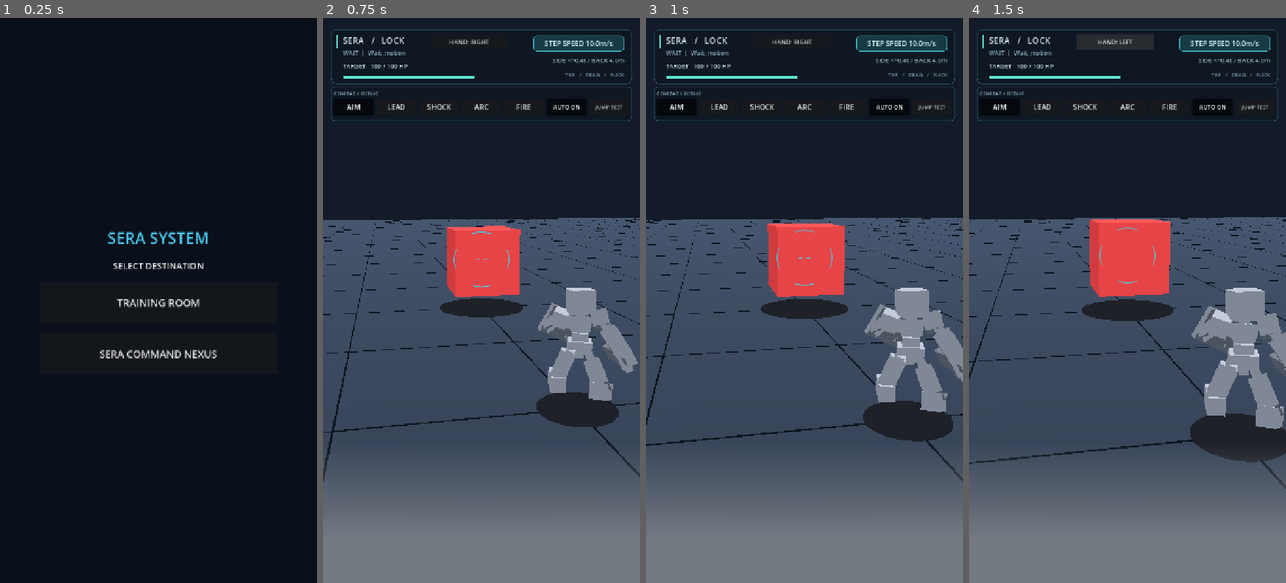
Above: before the commit, frames 1-4 (left to right).
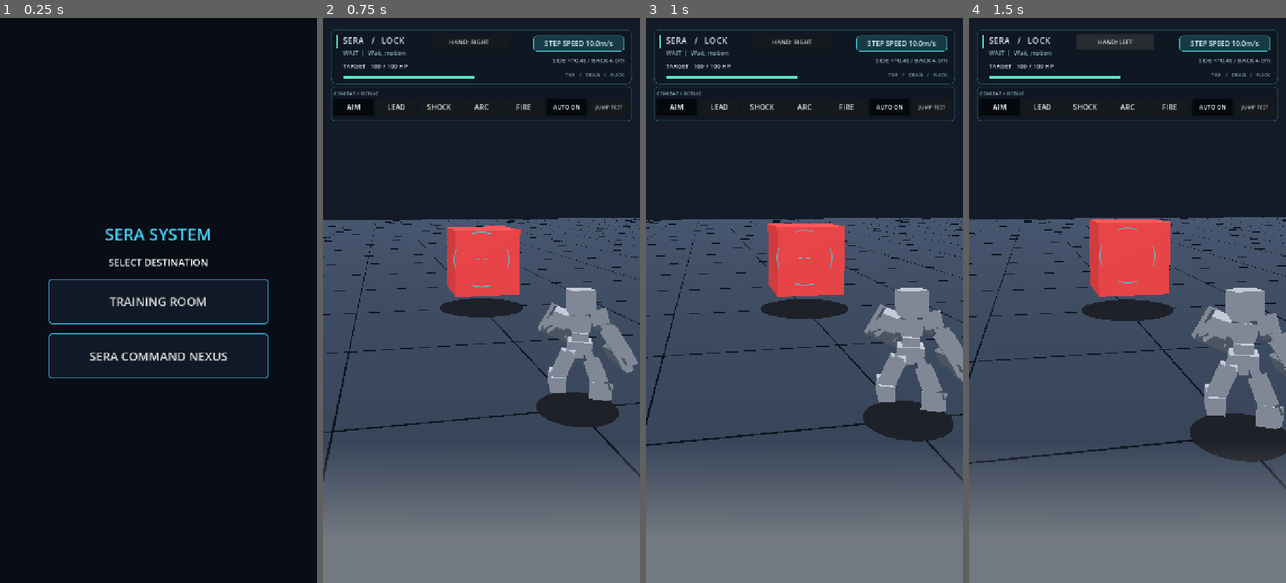
Above: after the commit, the same moments.

Repository: shejklgaia-png/-
Game: Godot game, scene res://scenes/launch_menu.tscn
The game is run twice, just before and just after one commit, with the same random seed, the same clock (stepped at 60 frames per second) and the same inputs. Sound files missing from this copy of the repository are replaced by a short silence.
Inputs:
- Up to frame 1 (0.25 s): no input
- Up to frame 2 (0.75 s): click "TRAINING ROOM" at 0.5 s
- Up to frame 3 (1 s): no input
- Up to frame 4 (1.5 s): click "HAND: RIGHT" at 1.25 s

The runs differ from the first frame. In frame 1, 2.5% of the frame differs, in the area x 15-85%, y 37-64%; in frame 2, nothing differs; in frame 3, nothing differs; in frame 4, nothing differs.

Commit message:
fix(v119): Android startup menu touch, responsive layout and Command Nexus load
* fix(v119): use anchored menu and enable touch on selector only

* fix(v119): use anchored menu and enable touch on selector only

* fix(v119): use Godot 4 ambient light enum in Command Nexus

* test(v119): align project version and startup scene checks

* test(v119): align project version and startup scene checks

* test(v119): align project version and startup scene checks

* fix(test): correctly match newer SERA project versions

* test/docs(v119): add startup and base regression coverage

* test/docs(v119): add startup and base regression coverage

* docs(v119): record root causes and verification limitations

Diff:
--- a/project.godot
+++ b/project.godot
@@ -14,7 +14,7 @@
 
 [application]
 
-config/name="SERA v118 - Command Nexus Layout Fix"
+config/name="SERA v119 - Command Nexus Startup Fix"
 run/main_scene="res://scenes/launch_menu.tscn"
 config/features=PackedStringArray("4.7", "GL Compatibility")
 
--- a/scenes/launch_menu.tscn
+++ b/scenes/launch_menu.tscn
@@ -1,8 +1,103 @@
-[gd_scene load_steps=2 format=3]
-[ext_resource type="Script" path="res://scripts/launch_menu.gd" id="1"]
+[gd_scene load_steps=4 format=3]
+
+[ext_resource type="Script" path="res://scripts/launch_menu.gd" id="1_menu"]
+
+[sub_resource type="StyleBoxFlat" id="StyleBoxFlat_button"]
+bg_color = Color(0.064, 0.10, 0.155, 1)
+border_width_left = 2
+border_width_top = 2
+border_width_right = 2
+border_width_bottom = 2
+border_color = Color(0.20, 0.72, 0.90, 1)
+corner_radius_top_left = 7
+corner_radius_top_right = 7
+corner_radius_bottom_right = 7
+corner_radius_bottom_left = 7
+
+[sub_resource type="StyleBoxFlat" id="StyleBoxFlat_pressed"]
+bg_color = Color(0.10, 0.25, 0.34, 1)
+border_width_left = 2
+border_width_top = 2
+border_width_right = 2
+border_width_bottom = 2
+border_color = Color(0.30, 0.90, 1, 1)
+corner_radius_top_left = 7
+corner_radius_top_right = 7
+corner_radius_bottom_right = 7
+corner_radius_bottom_left = 7
+
 [node name="LaunchMenu" type="Control"]
 layout_mode = 3
 anchors_preset = 15
 anchor_right = 1.0
 anchor_bottom = 1.0
-script = ExtResource("1")
+script = ExtResource("1_menu")
+
+[node name="Background" type="ColorRect" parent="."]
+layout_mode = 1
+anchors_preset = 15
+anchor_right = 1.0
+anchor_bottom = 1.0
+mouse_filter = 2
+color = Color(0.035, 0.054, 0.088, 1)
+
+[node name="ScreenMargin" type="MarginContainer" parent="."]
+layout_mode = 1
+anchors_preset = 15
+anchor_right = 1.0
+anchor_bottom = 1.0
+mouse_filter = 2
+theme_override_constants/margin_left = 28
+theme_override_constants/margin_top = 28
+theme_override_constants/margin_right = 28
+theme_override_constants/margin_bottom = 28
+
+[node name="Centered" type="CenterContainer" parent="ScreenMargin"]
+layout_mode = 2
+mouse_filter = 2
+
+[node name="Options" type="VBoxContainer" parent="ScreenMargin/Centered"]
+layout_mode = 2
+size_flags_horizontal = 4
+theme_override_constants/separation = 22
+
+[node name="Title" type="Label" parent="ScreenMargin/Centered/Options"]
+layout_mode = 2
+theme_override_colors/font_color = Color(0.29, 0.82, 0.96, 1)
+theme_override_font_sizes/font_size = 38
+text = "SERA SYSTEM"
+horizontal_alignment = 1
+
+[node name="Subtitle" type="Label" parent="ScreenMargin/Centered/Options"]
+layout_mode = 2
+theme_override_font_sizes/font_size = 22
+text = "SELECT DESTINATION"
+horizontal_alignment = 1
+
+[node name="TrainingButton" type="Button" parent="ScreenMargin/Centered/Options"]
+custom_minimum_size = Vector2(0, 102)
+layout_mode = 2
+size_flags_horizontal = 3
+theme_override_font_sizes/font_size = 27
+theme_override_styles/normal = SubResource("StyleBoxFlat_button")
+theme_override_styles/hover = SubResource("StyleBoxFlat_pressed")
+theme_override_styles/pressed = SubResource("StyleBoxFlat_pressed")
+text = "TRAINING ROOM"
+
+[node name="NexusButton" type="Button" parent="ScreenMargin/Centered/Options"]
+custom_minimum_size = Vector2(0, 102)
+layout_mode = 2
+size_flags_horizontal = 3
+theme_override_font_sizes/font_size = 27
+theme_override_styles/normal = SubResource("StyleBoxFlat_button")
+theme_override_styles/hover = SubResource("StyleBoxFlat_pressed")
+theme_override_styles/pressed = SubResource("StyleBoxFlat_pressed")
+text = "SERA COMMAND NEXUS"
+
+[node name="ErrorMessage" type="Label" parent="ScreenMargin/Centered/Options"]
+visible = false
+layout_mode = 2
+theme_override_colors/font_color = Color(1, 0.58, 0.54, 1)
+theme_override_font_sizes/font_size = 18
+text = "FAILED TO OPEN SCENE"
+horizontal_alignment = 1
--- a/scripts/command_nexus.gd
+++ b/scripts/command_nexus.gd
@@ -1,5 +1,5 @@
 extends Node3D
-# v117: lightweight static hangar. No equipment interaction.
+# v119: restore Godot 4 environment constant; lightweight static hangar, noninteractive equipment.
 const DARK := Color("#222935")
 const MID := Color("#384050")
 const LIGHT := Color("#5c6577")
@@ -92,7 +92,8 @@
     var env := Environment.new()
     env.background_mode = Environment.BG_COLOR
     env.background_color = Color("#0b101a")
-    env.ambient_light_source = Environment.AMBIENT_COLOR
+    env.ambient_light_source = Environment.AMBIENT_SOURCE_COLOR
+    env.ambient_light_sky_contribution = 0.0
     env.ambient_light_color = Color("#a0b8d4")
     env.ambient_light_energy = 0.65
     ambient.environment = env
--- a/scripts/launch_menu.gd
+++ b/scripts/launch_menu.gd
@@ -1,57 +1,44 @@
 extends Control
-# v118: responsive full-viewport startup selector.
-const BACKGROUND := Color("#0a101b")
-const ACCENT := Color("#49c9ec")
+# v119: scene-defined centered UI with temporary touch-to-mouse emulation.
+# Existing training scene keeps its own raw touch input behavior.
+const TRAINING_SCENE: String = "res://scenes/main.tscn"
+const NEXUS_SCENE: String = "res://scenes/command_nexus.tscn"
+
+@onready var choices: VBoxContainer = $ScreenMargin/Centered/Options
+@onready var training_button: Button = $ScreenMargin/Centered/Options/TrainingButton
+@onready var nexus_button: Button = $ScreenMargin/Centered/Options/NexusButton
+@onready var error_label: Label = $ScreenMargin/Centered/Options/ErrorMessage
+
+var _previous_mouse_emulation: bool = false
+var _changing_scene: bool = false
 
 func _ready() -> void:
-    set_anchors_and_offsets_preset(Control.PRESET_FULL_RECT)
-    var background := ColorRect.new()
-    background.color = BACKGROUND
-    background.set_anchors_and_offsets_preset(Control.PRESET_FULL_RECT)
-    background.mouse_filter = Control.MOUSE_FILTER_IGNORE
-    add_child(background)
+    _previous_mouse_emulation = Input.emulate_mouse_from_touch
+    # Regular GUI Buttons need mouse emulation on Android. Do not change project.godot:
+    # the existing training controls intentionally use raw InputEventScreenTouch.
+    Input.emulate_mouse_from_touch = true
+    training_button.pressed.connect(_open_scene.bind(TRAINING_SCENE))
+    nexus_button.pressed.connect(_open_scene.bind(NEXUS_SCENE))
+    resized.connect(_update_layout)
+    _update_layout()
 
-    var center := CenterContainer.new()
-    center.set_anchors_and_offsets_preset(Control.PRESET_FULL_RECT)
-    add_child(center)
-    var column := VBoxContainer.new()
-    column.size_flags_horizontal = Control.SIZE_SHRINK_CENTER
-    column.size_flags_vertical = Control.SIZE_SHRINK_CENTER
-    column.add_theme_constant_override("separation", 24)
-    center.add_child(column)
+func _exit_tree() -> void:
+    Input.emulate_mouse_from_touch = _previous_mouse_emulation
 
-    var title := Label.new()
-    title.text = "SERA SYSTEM"
-    title.horizontal_alignment = HORIZONTAL_ALIGNMENT_CENTER
-    title.add_theme_font_size_override("font_size", 36)
-    title.add_theme_color_override("font_color", ACCENT)
-    column.add_child(title)
+func _update_layout() -> void:
+    # Anchors and CenterContainer own the position; only set a capped width.
+    choices.custom_minimum_size.x = maxf(0.0, minf(500.0, size.x - 72.0))
+    var button_font_size: int = 27 if size.x >= 560.0 else 19
+    training_button.add_theme_font_size_override("font_size", button_font_size)
+    nexus_button.add_theme_font_size_override("font_size", button_font_size)
 
-    var subtitle := Label.new()
-    subtitle.text = "SELECT DESTINATION"
-    subtitle.horizontal_alignment = HORIZONTAL_ALIGNMENT_CENTER
-    subtitle.add_theme_font_size_override("font_size", 20)
-    column.add_child(subtitle)
-
-    for option in ["TRAINING ROOM", "SERA COMMAND NEXUS"]:
-        var button := Button.new()
-        button.text = option
-        button.custom_minimum_size = Vector2(0, 92)
-        button.size_flags_horizontal = Control.SIZE_EXPAND_FILL
-        button.add_theme_font_size_override("font_size", 23)
-        column.add_child(button)
-        button.pressed.connect(_enter.bind(option))
-
-    # Limit width to 85% of viewport; never use absolute screen coordinates.
-    var update_width := func() -> void:
-        column.custom_minimum_size.x = minf(540.0, size.x * 0.85)
-    resized.connect(update_width)
-    update_width.call()
-
-func _enter(choice: String) -> void:
-    var destination := "res://scenes/main.tscn"
-    if choice == "SERA COMMAND NEXUS":
-        destination = "res://scenes/command_nexus.tscn"
-    var err := get_tree().change_scene_to_file(destination)
-    if err != OK:
-        push_error("Cannot open scene: %s (error %d)" % [destination, err])
+func _open_scene(scene_path: String) -> void:
+    if _changing_scene:
+        return
+    _changing_scene = true
+    var result: Error = get_tree().change_scene_to_file(scene_path)
+    if result != OK:
+        _changing_scene = false
+        error_label.text = "FAILED TO LOAD: %s (ERROR %d)" % [scene_path.get_file(), result]
+        error_label.visible = true
+        push_error("Startup scene change failed: %s (error %d)" % [scene_path, result])
Not shown, changed: DEVELOPMENT.md
